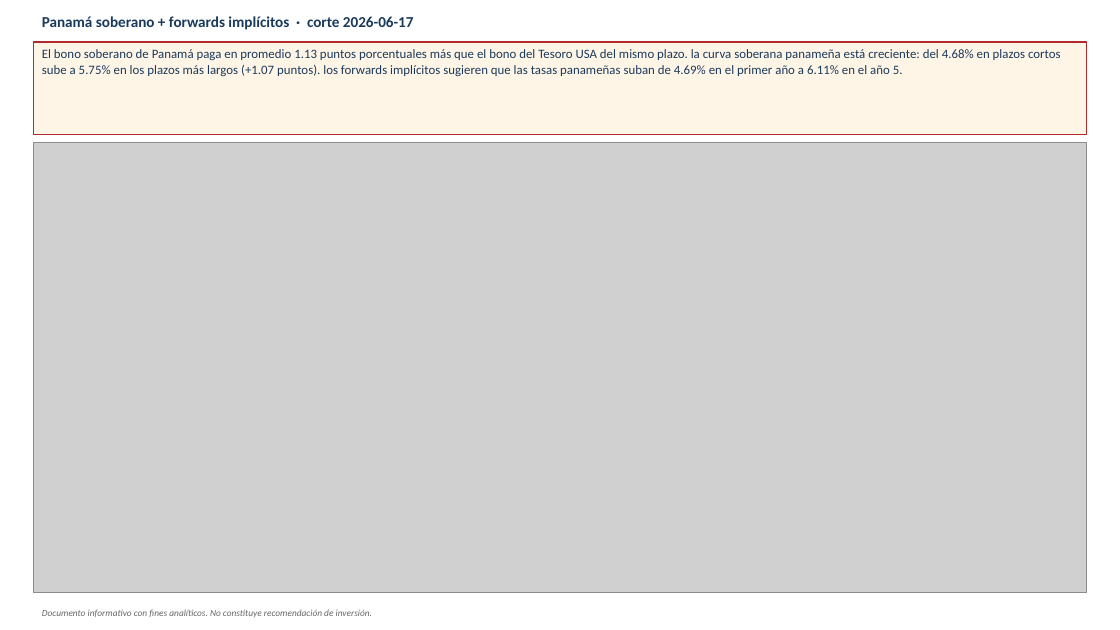
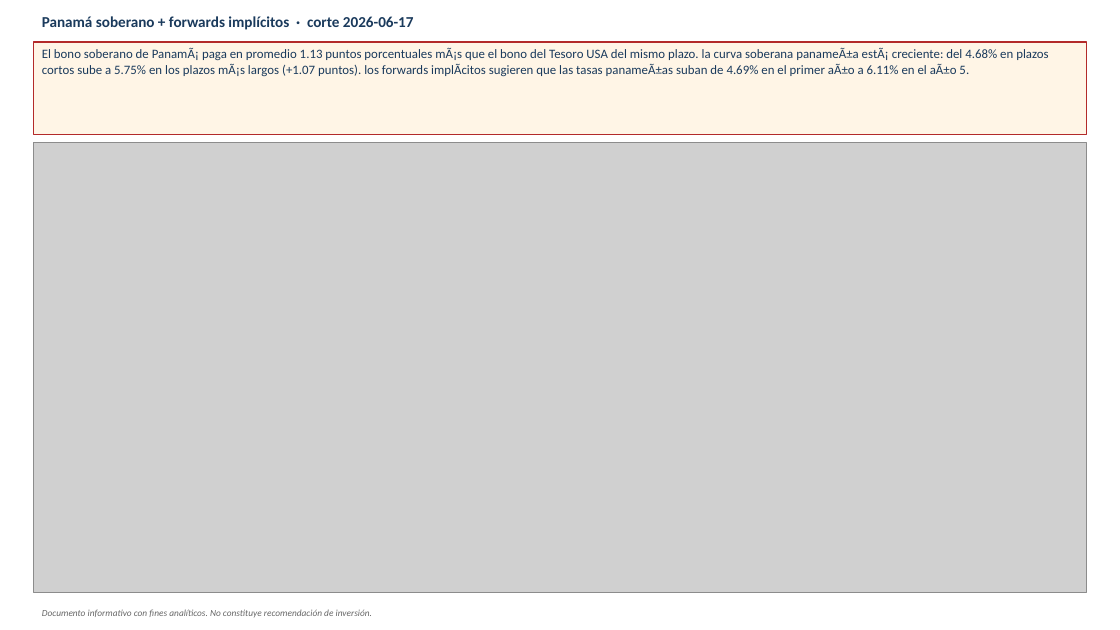
Before and after one commit to andresborrerom/credito_Panama, a slide deck: slide 12 of docs/informativa/outputs/2026-06-17/deck_informativa_2026-06-17.pptx. Drawn at 1120x630 pixels with LibreOffice and Linux fonts; fonts in the diff are those of the drawing; grey boxes stand for pictures. Boxes give left, top, right and bottom in pixels: in the first picture for what was removed or moved away, otherwise in the second. Text is boxed around its words. In the diff, an @@ line names an element or a change of style, - is before the commit and + after.

```diff
--- a/docs/informativa/outputs/2026-06-17/deck_informativa_2026-06-17.pptx
+++ b/docs/informativa/outputs/2026-06-17/deck_informativa_2026-06-17.pptx
@@ text in rectangle at bbox=[42, 48, 1048, 76]: text changed @@
-El bono soberano de Panamá paga en promedio 1.13 puntos porcentuales más que el bono del Tesoro USA del mismo plazo. la curva soberana panameña está creciente: del 4.68% en plazos cortos sube a 5.75% en los plazos más largos (+1.07 puntos). los forwards implícitos sugieren que las tasas panameñas suban de 4.69% en el primer año a 6.11% en el año 5.
+El bono soberano de PanamÃ¡ paga en promedio 1.13 puntos porcentuales mÃ¡s que el bono del Tesoro USA del mismo plazo. la curva soberana panameÃ±a estÃ¡ creciente: del 4.68% en plazos cortos sube a 5.75% en los plazos mÃ¡s largos (+1.07 puntos). los forwards implÃcitos sugieren que las tasas panameÃ±as suban de 4.69% en el primer aÃ±o a 6.11% en el aÃ±o 5.
```
Also in this commit, not shown: 6 other slides changed.
